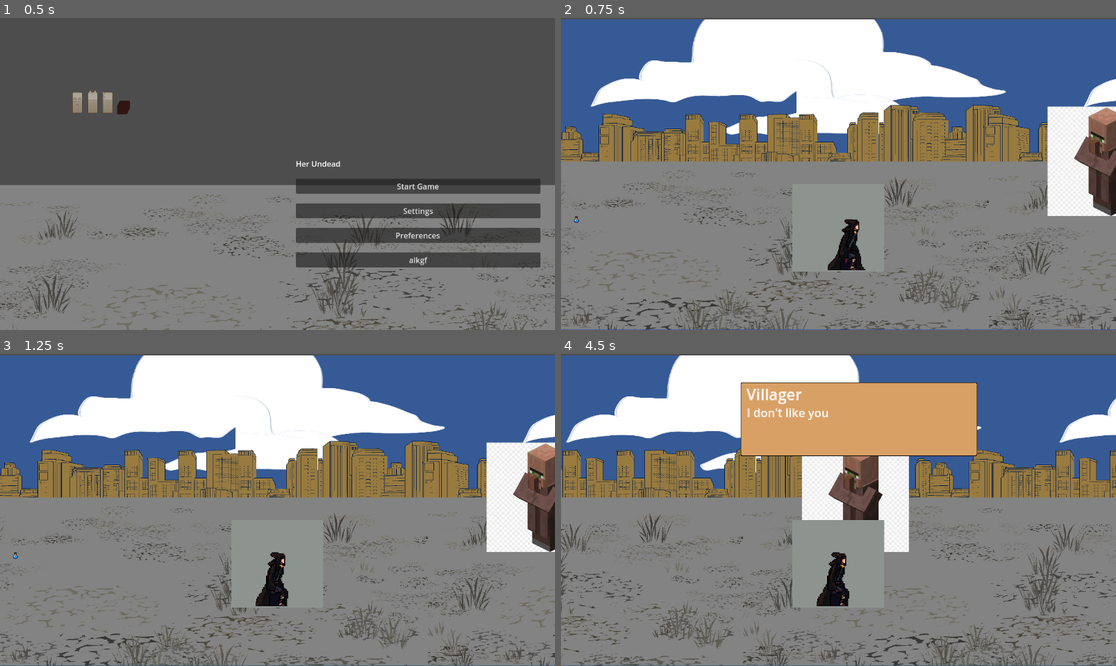
Above: before the commit, frames 1-4 (two rows, left to right).
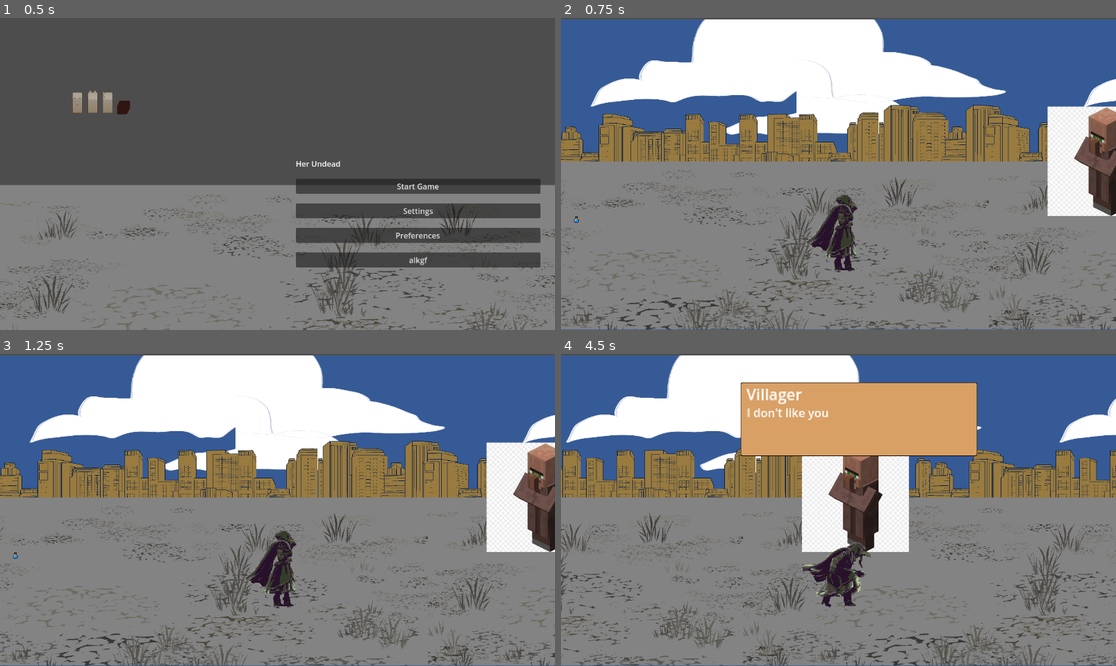
Above: after the commit, the same moments.

Repository: her-undead/medieval-zombies
Game: Godot game, scene res://scenes/GUI/start_menu.tscn
Two runs of this game, one before a commit and one after it. Both use one fixed random seed, a clock stepped at 60 frames per second and the inputs below.
Inputs:
- Up to frame 1 (0.5 s): no input
- Up to frame 2 (0.75 s): click "Start Game" at 0.5 s
- Up to frame 3 (1.25 s): no input
- Up to frame 4 (4.5 s): tap Enter (ui_accept) at 1.25, 1.52, 2.27, 3.77 s; hold X (chat) 1.28-2.03 s; hold Right (ui_right) 1.28-2.78 s; tap Space (space) at 2.1, 3.6 s; hold Left (ui_left) 2.78-3.53 s; hold X (chat) 2.78-3.53 s; hold Right (ui_right) from 3.53 s (still down); hold X (chat) from 4.28 s (still down)

Frame 1 is identical in both runs. In frame 2, 2.2% of the frame differs, in the area x 41-59%, y 53-82%; in frame 3, 2.1%; in frame 4, 3.0%.

Commit message:
added sprites

Diff:
--- a/scenes/characters/player/player.gd
+++ b/scenes/characters/player/player.gd
@@ -5,6 +5,7 @@
 #const JUMP_VELOCITY = -400.0
 
 @export var inventory: Inventory
+@onready var _animated_sprite = $AnimatedSprite2D
 
 func _physics_process(delta: float) -> void:
 
@@ -23,8 +24,10 @@
 	var direction := Input.get_axis("ui_left", "ui_right")
 	if direction:
 		velocity.x = direction * SPEED
+		_animated_sprite.play("walk_right");
 	else:
 		velocity.x = move_toward(velocity.x, 0, SPEED)
+		_animated_sprite.play("idle_right")
 
 	var directionY := Input.get_axis("ui_up", "ui_down")
 	if directionY:
--- a/scenes/characters/player/player.tscn
+++ b/scenes/characters/player/player.tscn
@@ -1,70 +1,79 @@
-[gd_scene load_steps=13 format=3 uid="uid://dek0l00aww0yt"]
+[gd_scene load_steps=10 format=3 uid="uid://dek0l00aww0yt"]
 
 [ext_resource type="Script" uid="uid://cdkv6nhigrn4t" path="res://scenes/characters/player/player.gd" id="1_20d7k"]
-[ext_resource type="Texture2D" uid="uid://bbeg7vg1q0bto" path="res://assets/sprites/wizard_sprite.jpg" id="1_rd8vl"]
+[ext_resource type="Texture2D" uid="uid://bsuphilgajkis" path="res://assets/sprites/spritesheetVeil.png" id="2_t61fv"]
 
-[sub_resource type="AtlasTexture" id="AtlasTexture_23t62"]
-atlas = ExtResource("1_rd8vl")
-region = Rect2(205, 477, 191, 182)
+[sub_resource type="AtlasTexture" id="AtlasTexture_t61fv"]
+atlas = ExtResource("2_t61fv")
+region = Rect2(1026, 1026, 1026, 1026)
 
-[sub_resource type="AtlasTexture" id="AtlasTexture_3362c"]
-atlas = ExtResource("1_rd8vl")
-region = Rect2(403, 477, 191, 182)
+[sub_resource type="AtlasTexture" id="AtlasTexture_686vu"]
+atlas = ExtResource("2_t61fv")
+region = Rect2(2052, 1026, 1026, 1026)
 
-[sub_resource type="AtlasTexture" id="AtlasTexture_bqtub"]
-atlas = ExtResource("1_rd8vl")
-region = Rect2(601, 477, 191, 182)
+[sub_resource type="AtlasTexture" id="AtlasTexture_hss88"]
+atlas = ExtResource("2_t61fv")
+region = Rect2(0, 2052, 1026, 1026)
 
-[sub_resource type="AtlasTexture" id="AtlasTexture_iub3l"]
-atlas = ExtResource("1_rd8vl")
-region = Rect2(799, 477, 191, 182)
+[sub_resource type="AtlasTexture" id="AtlasTexture_qd3e3"]
+atlas = ExtResource("2_t61fv")
+region = Rect2(3078, 0, 1026, 1026)
 
-[sub_resource type="AtlasTexture" id="AtlasTexture_p7npp"]
-atlas = ExtResource("1_rd8vl")
-region = Rect2(997, 477, 191, 182)
-
-[sub_resource type="AtlasTexture" id="AtlasTexture_663gx"]
-atlas = ExtResource("1_rd8vl")
-region = Rect2(1195, 477, 191, 182)
-
-[sub_resource type="AtlasTexture" id="AtlasTexture_iphdv"]
-atlas = ExtResource("1_rd8vl")
-region = Rect2(1393, 477, 191, 182)
-
-[sub_resource type="AtlasTexture" id="AtlasTexture_3bcff"]
-atlas = ExtResource("1_rd8vl")
-region = Rect2(1591, 477, 191, 182)
+[sub_resource type="AtlasTexture" id="AtlasTexture_6avc5"]
+atlas = ExtResource("2_t61fv")
+region = Rect2(3078, 1026, 1026, 1026)
 
 [sub_resource type="SpriteFrames" id="SpriteFrames_xx6vg"]
 animations = [{
+"frames": [],
+"loop": true,
+"name": &"crouch_left",
+"speed": 5.0
+}, {
+"frames": [],
+"loop": true,
+"name": &"crouch_right",
+"speed": 5.0
+}, {
 "frames": [{
 "duration": 1.0,
-"texture": SubResource("AtlasTexture_23t62")
-}, {
-"duration": 1.0,
-"texture": SubResource("AtlasTexture_3362c")
-}, {
-"duration": 1.0,
-"texture": SubResource("AtlasTexture_bqtub")
-}, {
-"duration": 1.0,
-"texture": SubResource("AtlasTexture_iub3l")
-}, {
-"duration": 1.0,
-"texture": SubResource("AtlasTexture_p7npp")
-}, {
-"duration": 1.0,
-"texture": SubResource("AtlasTexture_663gx")
-}, {
-"duration": 1.0,
-"texture": SubResource("AtlasTexture_iphdv")
-}, {
-"duration": 1.0,
-"texture": SubResource("AtlasTexture_3bcff")
+"texture": SubResource("AtlasTexture_t61fv")
 }],
 "loop": true,
 "name": &"default",
-"speed": 10.0
+"speed": 5.0
+}, {
+"frames": [{
+"duration": 1.0,
+"texture": SubResource("AtlasTexture_686vu")
+}],
+"loop": true,
+"name": &"idle_left",
+"speed": 5.0
+}, {
+"frames": [{
+"duration": 1.0,
+"texture": SubResource("AtlasTexture_hss88")
+}],
+"loop": true,
+"name": &"idle_right",
+"speed": 5.0
+}, {
+"frames": [],
+"loop": true,
+"name": &"walk_left",
+"speed": 5.0
+}, {
+"frames": [{
+"duration": 1.0,
+"texture": SubResource("AtlasTexture_qd3e3")
+}, {
+"duration": 1.0,
+"texture": SubResource("AtlasTexture_6avc5")
+}],
+"loop": true,
+"name": &"walk_right",
+"speed": 5.0
 }]
 
 [sub_resource type="RectangleShape2D" id="RectangleShape2D_pa5cs"]
@@ -75,7 +84,9 @@
 script = ExtResource("1_20d7k")
 
 [node name="AnimatedSprite2D" type="AnimatedSprite2D" parent="."]
+scale = Vector2(0.181287, 0.181287)
 sprite_frames = SubResource("SpriteFrames_xx6vg")
+animation = &"walk_right"
 autoplay = "default"
 
 [node name="CollisionShape2D" type="CollisionShape2D" parent="."]
--- a/scenes/characters/zombie/zombie.tscn
+++ b/scenes/characters/zombie/zombie.tscn
@@ -1,38 +1,24 @@
-[gd_scene load_steps=9 format=3 uid="uid://d08ucntvj4von"]
+[gd_scene load_steps=7 format=3 uid="uid://d08ucntvj4von"]
 
 [ext_resource type="Script" uid="uid://cn87ncdvj1n4h" path="res://scenes/characters/zombie/zombie.gd" id="1_5jdp2"]
-[ext_resource type="Texture2D" uid="uid://bbeg7vg1q0bto" path="res://assets/sprites/wizard_sprite.jpg" id="1_65pln"]
-
-[sub_resource type="AtlasTexture" id="AtlasTexture_5jdp2"]
-atlas = ExtResource("1_65pln")
-region = Rect2(238, 653, 192, 217)
+[ext_resource type="Texture2D" uid="uid://dp6xut2jtmlgs" path="res://assets/sprites/ZombieSpritesheet.png" id="2_5jdp2"]
 
 [sub_resource type="AtlasTexture" id="AtlasTexture_hu0q8"]
-atlas = ExtResource("1_65pln")
-region = Rect2(430, 653, 192, 217)
+atlas = ExtResource("2_5jdp2")
+region = Rect2(1026, 0, 1026, 1026)
 
 [sub_resource type="AtlasTexture" id="AtlasTexture_nvxh3"]
-atlas = ExtResource("1_65pln")
-region = Rect2(622, 653, 192, 217)
-
-[sub_resource type="AtlasTexture" id="AtlasTexture_076y6"]
-atlas = ExtResource("1_65pln")
-region = Rect2(814, 653, 192, 217)
+atlas = ExtResource("2_5jdp2")
+region = Rect2(0, 0, 1026, 1026)
 
 [sub_resource type="SpriteFrames" id="SpriteFrames_vqjth"]
 animations = [{
 "frames": [{
 "duration": 1.0,
-"texture": SubResource("AtlasTexture_5jdp2")
-}, {
-"duration": 1.0,
 "texture": SubResource("AtlasTexture_hu0q8")
 }, {
 "duration": 1.0,
 "texture": SubResource("AtlasTexture_nvxh3")
-}, {
-"duration": 1.0,
-"texture": SubResource("AtlasTexture_076y6")
 }],
 "loop": true,
 "name": &"default",
@@ -43,12 +29,13 @@
 size = Vector2(178, 119)
 
 [node name="Zombie" type="CharacterBody2D"]
+collision_layer = 2
 script = ExtResource("1_5jdp2")
 
 [node name="AnimatedSprite2D" type="AnimatedSprite2D" parent="."]
+scale = Vector2(0.150097, 0.150097)
 sprite_frames = SubResource("SpriteFrames_vqjth")
 autoplay = "default"
-frame = 2
 frame_progress = 0.0667236
 
 [node name="CollisionShape2D" type="CollisionShape2D" parent="."]
Binary file added: assets/sprites/ZombieSpritesheet.png
Not shown, changed: assets/sprites/ZombieSpritesheet.png.import
Binary file removed: assets/sprites/sprite_1.png
Binary file removed: assets/sprites/sprite_2.png
Binary file added: assets/sprites/spritesheetVeil.png
Not shown, changed: assets/sprites/spritesheetVeil.png.import
Not shown, changed: assets/sprites/.DS_Store
